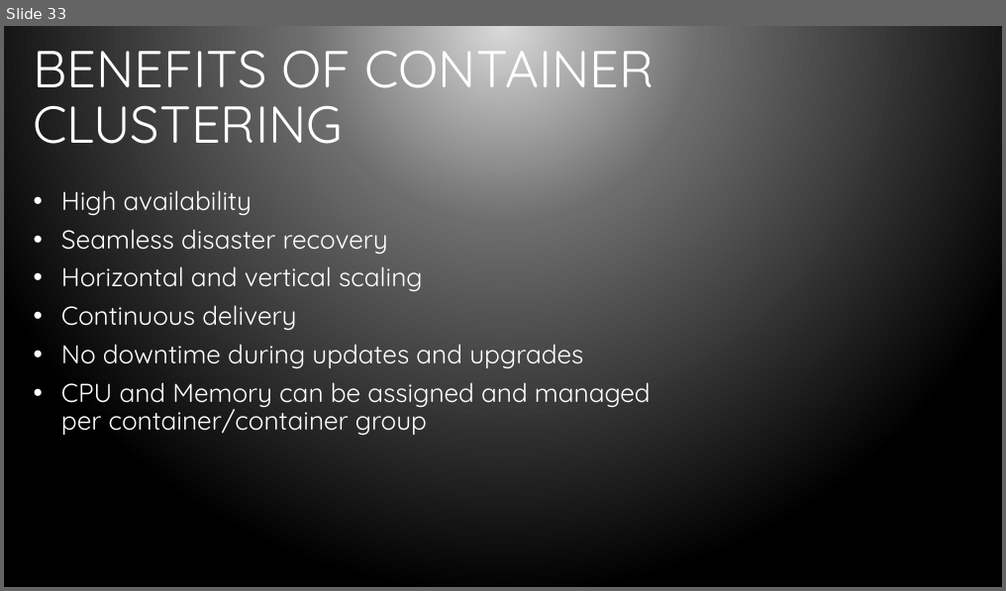
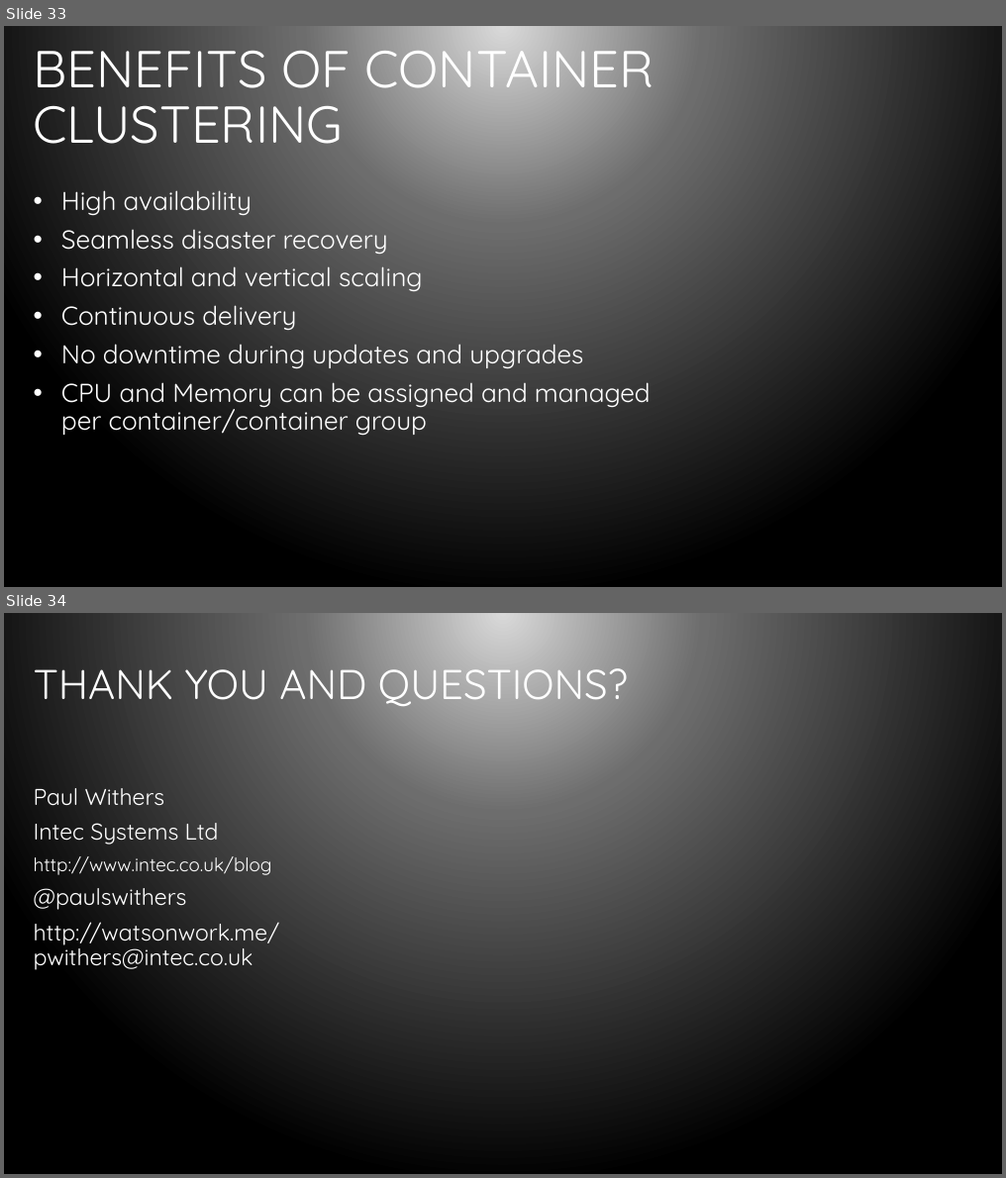
Before and after one commit to bleedingcode/domino-js-masterclass, a slide deck: presentation/8598 Domino and JS.pptx. Shown one above the other, each under a label of ours: slide 33 before the commit, slides 33 and 34 after it. The pictures are 1006x591 and 1006x1178 pixels, drawn with LibreOffice and Linux fonts; fonts in the diff are those of the drawing; background and template pictures are left out. Boxes give left, top, right and bottom in pixels: in the first picture for what was removed or moved away, otherwise in the second. Text is boxed around its words. In the diff, an @@ line names an element or a change of style, - is before the commit and + after.

Commit message:
Final slide

```diff
--- a/presentation/8598 Domino and JS.pptx
+++ b/presentation/8598 Domino and JS.pptx
@@ slide 34 added at (4,613,1002,1174), background gradient #D9D9D9 to #6D6D6D to #000000 @@
@@ title added at (34,668,628,706), 40 pt, text #FFFFFF @@
+THANK YOU AND QUESTIONS?
@@ text added at (34,788,280,970), 22 pt, text #FFFFFF @@
+Paul Withers
+Intec Systems Ltd
+http://www.intec.co.uk/blog
+@paulswithers
+http://watsonwork.me/pwithers@intec.co.uk
```
